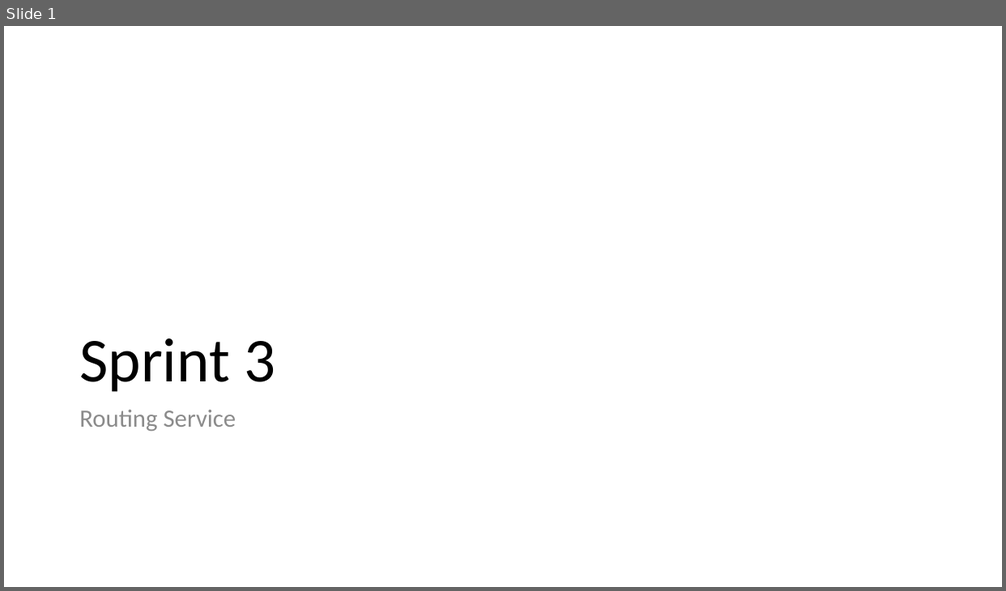
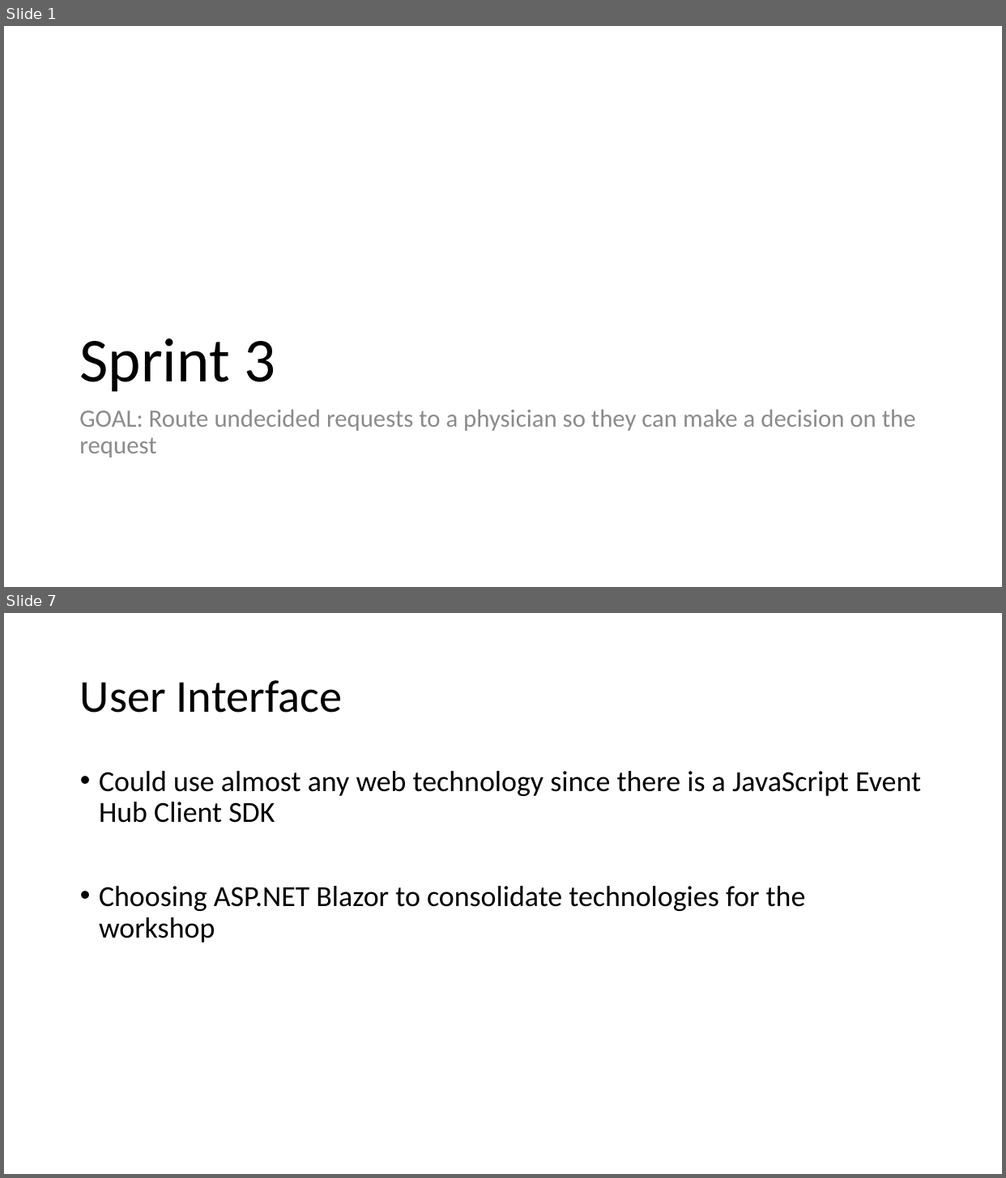
Before and after one commit to scottctr/EdaWorkshop, a slide deck: Sprint3/EdaWorkshop_Sprint3.pptx. Shown one above the other, each under a label of ours: slide 1 before the commit, slides 1 and 7 after it; the slides between them are not shown. The pictures are 1006x591 and 1006x1178 pixels, drawn with LibreOffice and Linux fonts; fonts in the diff are those of the drawing. Boxes give left, top, right and bottom in pixels: in the first picture for what was removed or moved away, otherwise in the second. Text is boxed around its words. In the diff, an @@ line names an element or a change of style, - is before the commit and + after.

Commit message:
Combining RoutingService and UI in sprint 3.

```diff
--- a/Sprint3/EdaWorkshop_Sprint3.pptx
+++ b/Sprint3/EdaWorkshop_Sprint3.pptx
@@ slide 7 added at [4, 613, 1002, 1174], background #FFFFFF @@
@@ title added at [80, 680, 342, 713], 44 pt, text #000000 @@
+User Interface
@@ text added at [99, 771, 921, 943], 28 pt, text #000000 @@
+• Could use almost any web technology since there is a JavaScript Event Hub Client SDK
+• Choosing ASP.NET Blazor to consolidate technologies for the workshop
@@ slide 1 changed as well @@
@@ text at [79, 409, 916, 458]: text changed @@
-Routing Service
+GOAL: Route undecided requests to a physician so they can make a decision on the request
```
Also in this commit, not shown: 6 other slides changed, 6 other slides added, 21 other files.
